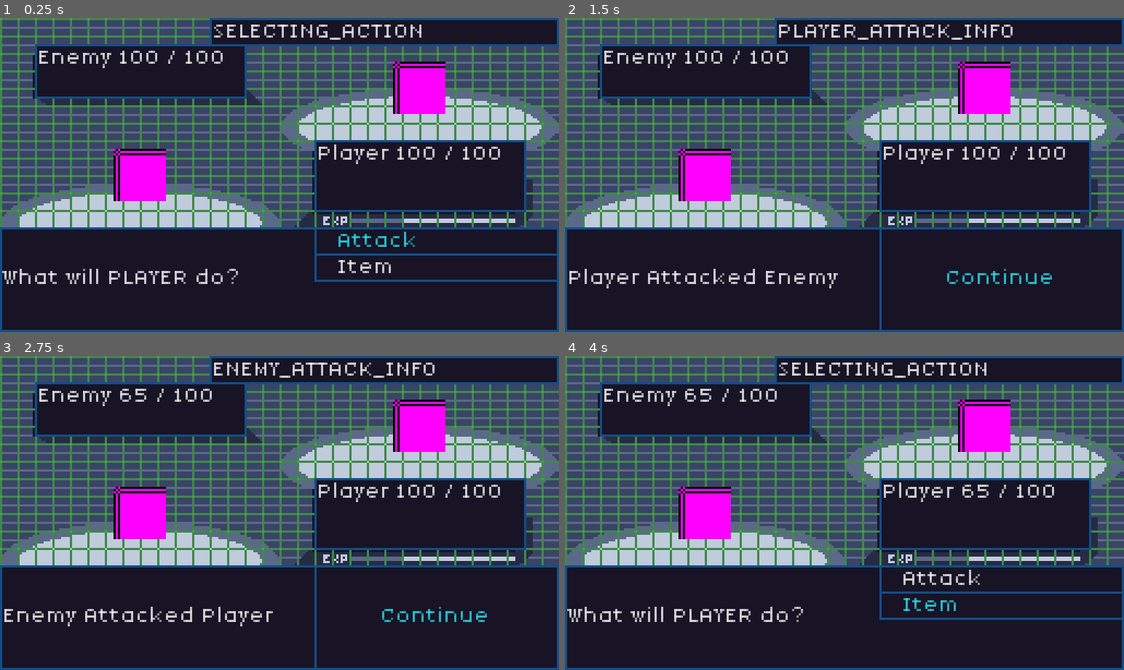
Above: before the commit, frames 1-4 (two rows, left to right).
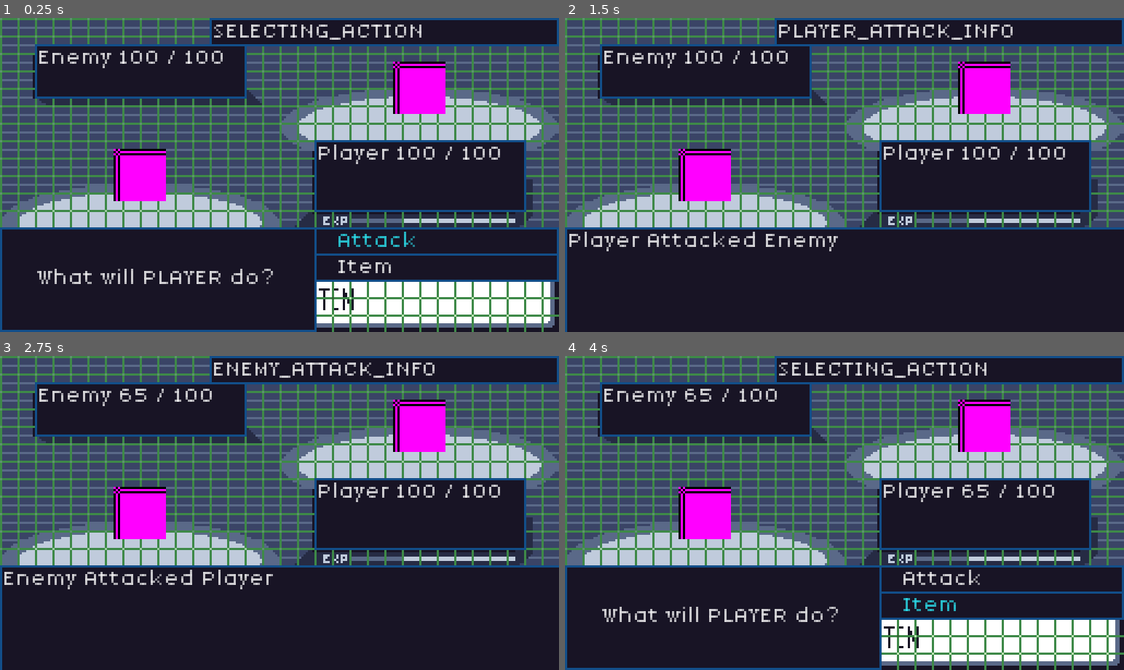
Above: after the commit, the same moments.

Repository: JakeTaussig/rpg-rougelike
Game: Godot game, scene res://scenes/battle.tscn
Two runs of this game, one before a commit and one after it. Both use one fixed random seed, a clock stepped at 60 frames per second and the inputs below.
Inputs:
- Up to frame 1 (0.25 s): no input
- Up to frame 2 (1.5 s): click "Attack" at 0.5 s; click "Tackle" at 1.25 s
- Up to frame 3 (2.75 s): click "Continue" at 2 s
- Up to frame 4 (4 s): click "Continue" at 2.75 s; click "Item" at 3.5 s

The runs differ from the first frame. In frame 1, 7.4% of the frame differs, in the area x 0-100%, y 79-100%; in frame 2, 2.5%; in frame 3, 2.5%; in frame 4, 7.4%.

Commit message:
adjusted menus

Diff:
--- a/scenes/battle.tscn
+++ b/scenes/battle.tscn
@@ -15,18 +15,22 @@
 
 [node name="BottomBar" type="Node2D" parent="."]
 
-[node name="Status" type="Label" parent="BottomBar"]
+[node name="PlayerPrompt" type="Label" parent="BottomBar"]
 unique_name_in_owner = true
+z_index = 1
 offset_top = 96.0
 offset_right = 144.0
 offset_bottom = 143.0
+mouse_filter = 1
 theme = ExtResource("2_p1qf1")
 text = "What will PLAYER do?"
+horizontal_alignment = 1
 vertical_alignment = 1
 autowrap_mode = 2
 
 [node name="Action" type="VBoxContainer" parent="BottomBar"]
 unique_name_in_owner = true
+z_index = 2
 offset_left = 144.0
 offset_top = 96.0
 offset_right = 255.0
@@ -81,13 +85,22 @@
 "
 alignment = 0
 
-[node name="ContinueButton" type="Button" parent="BottomBar"]
+[node name="BattleStatus" type="Label" parent="BottomBar"]
 unique_name_in_owner = true
 visible = false
-offset_left = 144.0
 offset_top = 96.0
+offset_right = 256.0
+offset_bottom = 144.0
+mouse_filter = 1
+theme = ExtResource("2_p1qf1")
+text = "Player Attacked Enemy"
+
+[node name="ContinueButton" type="Button" parent="BottomBar/BattleStatus"]
+unique_name_in_owner = true
+z_index = -1
+layout_mode = 0
 offset_right = 255.0
-offset_bottom = 143.0
+offset_bottom = 47.0
 theme = ExtResource("2_p1qf1")
 text = "Continue"
 
@@ -137,4 +150,4 @@
 [connection signal="pressed" from="BottomBar/MovesMenu/Move2" to="." method="_on_move_pressed" binds= [1]]
 [connection signal="pressed" from="BottomBar/MovesMenu/Move3" to="." method="_on_move_pressed" binds= [2]]
 [connection signal="pressed" from="BottomBar/MovesMenu/Move4" to="." method="_on_move_pressed" binds= [3]]
-[connection signal="pressed" from="BottomBar/ContinueButton" to="." method="_on_info_button_pressed"]
+[connection signal="pressed" from="BottomBar/BattleStatus/ContinueButton" to="." method="_on_info_button_pressed"]
--- a/scripts/battle.gd
+++ b/scripts/battle.gd
@@ -27,16 +27,20 @@
 	%StateDisplay.text = State.keys()[state]
 
 	if old_state == State.SELECTING_ACTION:
+		%PlayerPrompt.visible = false
 		%Action.visible = false
+
 	elif old_state == State.SELECTING_ATTACK:
 		%MovesMenu.visible = false
 	elif old_state == State.PLAYER_ATTACK_INFO || old_state == State.ENEMY_ATTACK_INFO:
 		%ContinueButton.visible = false
+		%BattleStatus.visible = false
 		_render_hp()
 
 	if state == State.SELECTING_ACTION:
-		%Status.size.x = 255
-		%Status.text = "What will PLAYER do?"
+		%PlayerPrompt.visible = true
+		#%PlayerPrompt.size.x = 255
+		%PlayerPrompt.text = "What will PLAYER do?"
 		%Action.visible = true
 		%Action.get_child(0).grab_focus()
 	elif state == State.SELECTING_ATTACK:
@@ -46,11 +50,13 @@
 		%Enemy.use_move(0, %Player)
 		_update_state(State.ENEMY_ATTACK_INFO)
 	elif state == State.PLAYER_ATTACK_INFO:
-		%Status.text = "Player Attacked Enemy"
+		%BattleStatus.visible = true
+		%BattleStatus.text = "Player Attacked Enemy"
 		%ContinueButton.visible = true
 		%ContinueButton.grab_focus()
 	elif state == State.ENEMY_ATTACK_INFO:
-		%Status.text = "Enemy Attacked Player"
+		%BattleStatus.visible = true
+		%BattleStatus.text = "Enemy Attacked Player"
 		%ContinueButton.visible = true
 		%ContinueButton.grab_focus()
 
